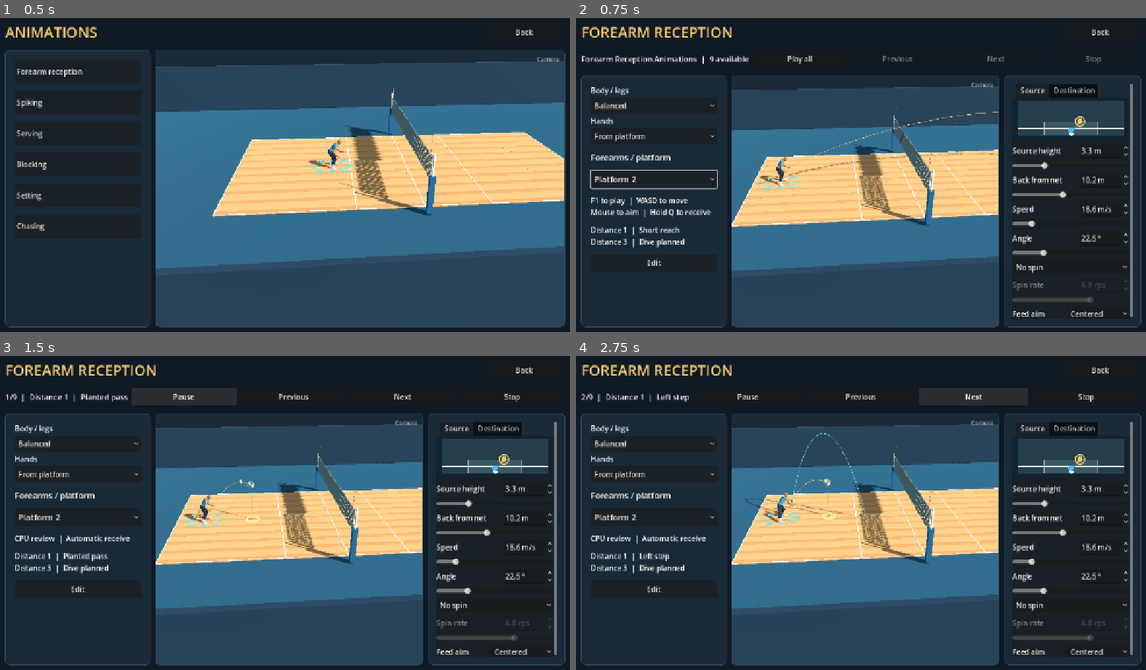
Above: before the commit, frames 1-4 (two rows, left to right).
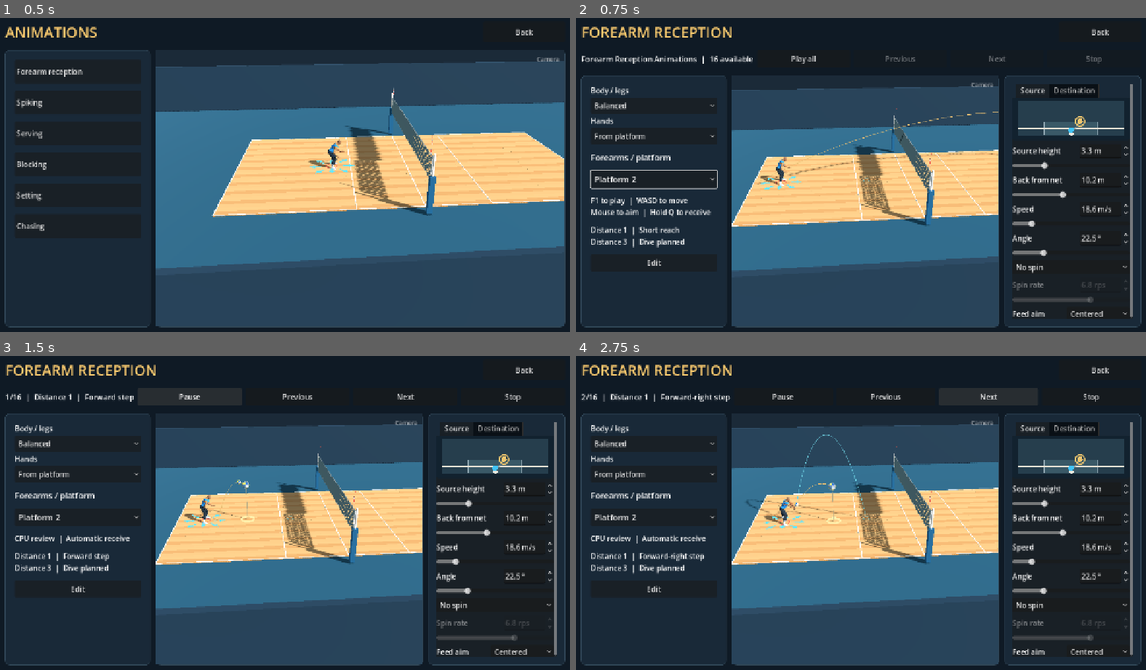
Above: after the commit, the same moments.

Repository: foreandr/volleyball
Game: Godot game, scene res://scenes/story_animations.tscn
Same seed, same stepped clock (60 frames per second), same inputs: the game is played once before the commit and once after it. This scene is started directly instead of the project's main scene.
Inputs:
- Up to frame 1 (0.5 s): no input
- Up to frame 2 (0.75 s): click "Forearm reception" at 0.5 s
- Up to frame 3 (1.5 s): click "Play all" at 1.25 s
- Up to frame 4 (2.75 s): click "Next" at 2 s

Frame 1 is identical in both runs. In frame 2, 0.3% of the frame differs, in the area x 23-93%, y 12-15%; in frame 3, 0.8%; in frame 4, 1.5%, in the area x 2-92%, y 10-66%.

Commit message:
Review all eight directions at each reception distance

Diff:
--- a/scripts/preview_player_control.gd
+++ b/scripts/preview_player_control.gd
@@ -179,7 +179,7 @@
 		var tier: int = ball.practice_reach_tier(offset)
 		if tier == 3: return
 		var local := actor.basis.inverse()*offset
-		if tier == 1 and absf(local.x)<0.12 and local.z> -0.12: return
+		if tier == 1 and absf(local.x)<0.12 and absf(local.z)<0.12: return
 		reach_tier = tier
 		reach_height = offset.y if tier == 2 else 0.0
 		reach_side_lunge = tier == 2 and reach_height < 0.20 and absf(local.x) > absf(local.z)*1.4
--- a/scripts/reception_review.gd
+++ b/scripts/reception_review.gd
@@ -2,15 +2,22 @@
 
 const Flight = preload("res://scripts/pass_flight.gd")
 const CASES := [
-	[1,"Planted pass",Vector3.ZERO,Vector3(0,-5,-3)],
-	[1,"Left step",Vector3(0.40,0,0),Vector3(0,-5,-3)],
-	[1,"Right step",Vector3(-0.40,0,0),Vector3(0,-5,-3)],
-	[1,"Back step",Vector3(0,0,-0.40),Vector3(0,-5,-2)],
+	[1,"Forward step",Vector3(0,0,0.42),Vector3(0,-5,-2)],
+	[1,"Forward-right step",Vector3(-0.30,0,0.30),Vector3(0,-5,-3)],
+	[1,"Right step",Vector3(-0.42,0,0),Vector3(0,-5,-3)],
+	[1,"Back-right step",Vector3(-0.30,0,-0.30),Vector3(0,-5,-2)],
+	[1,"Back step",Vector3(0,0,-0.42),Vector3(0,-5,-2)],
+	[1,"Back-left step",Vector3(0.30,0,-0.30),Vector3(0,-5,-2)],
+	[1,"Left step",Vector3(0.42,0,0),Vector3(0,-5,-3)],
+	[1,"Forward-left step",Vector3(0.30,0,0.30),Vector3(0,-5,-3)],
+	[2,"Forward lunge",Vector3(0,0,0.84),Vector3(0,-5,-2)],
+	[2,"Forward-right reach",Vector3(-0.59,0,0.59),Vector3(0,-5,-3)],
+	[2,"Right lunge",Vector3(-0.85,0,0),Vector3(0,-5,-4)],
+	[2,"Back-right reach",Vector3(-0.54,0,-0.52),Vector3(0,-7,-2)],
+	[2,"Back reach",Vector3(0,0,-0.78),Vector3(0,-5,-2)],
+	[2,"Back-left reach",Vector3(0.54,0,-0.52),Vector3(0,-7,-2)],
 	[2,"Left lunge",Vector3(0.85,0,0),Vector3(0,-5,-4)],
-	[2,"Right lunge",Vector3(-0.85,0,0),Vector3(0,-5,-4)],
-	[2,"Forward lunge",Vector3(0,0,0.84),Vector3(0,-5,-2)],
-	[2,"Back reach",Vector3(0,0,-0.78),Vector3(0,-5,-2)],
-	[2,"High shoulder reach",Vector3(0,0.42,-0.20),Vector3(0,-3,-6.3)],
+	[2,"Forward-left reach",Vector3(0.59,0,0.59),Vector3(0,-5,-3)],
 ]
 const FEED_TIME := 0.70
 var page
